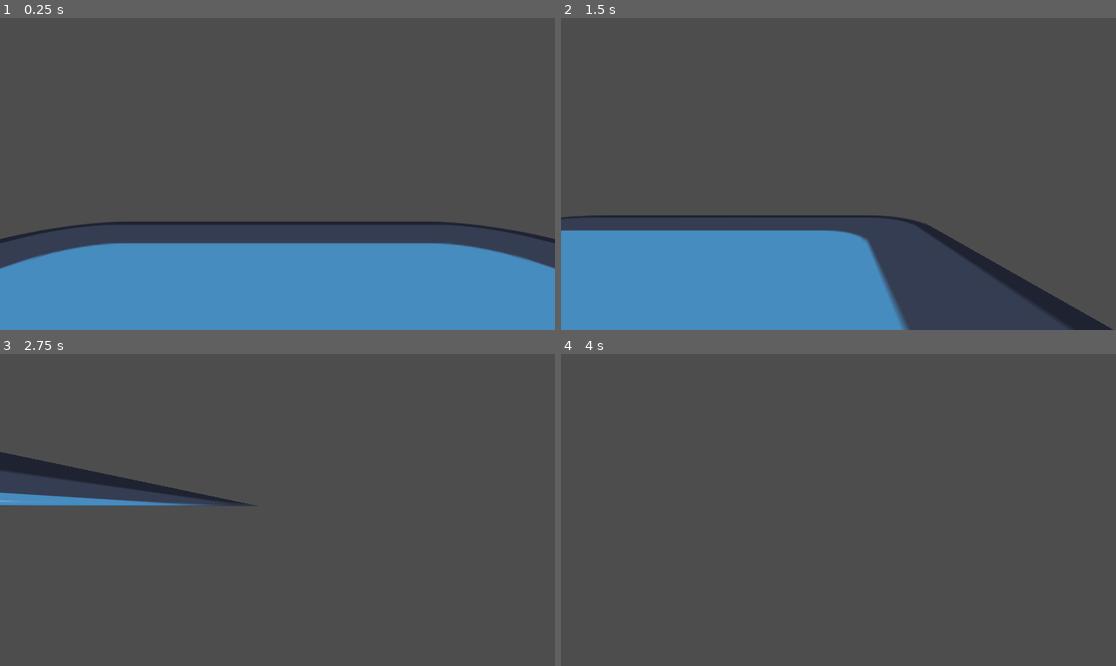
Above: before the commit, frames 1-4 (two rows, left to right).
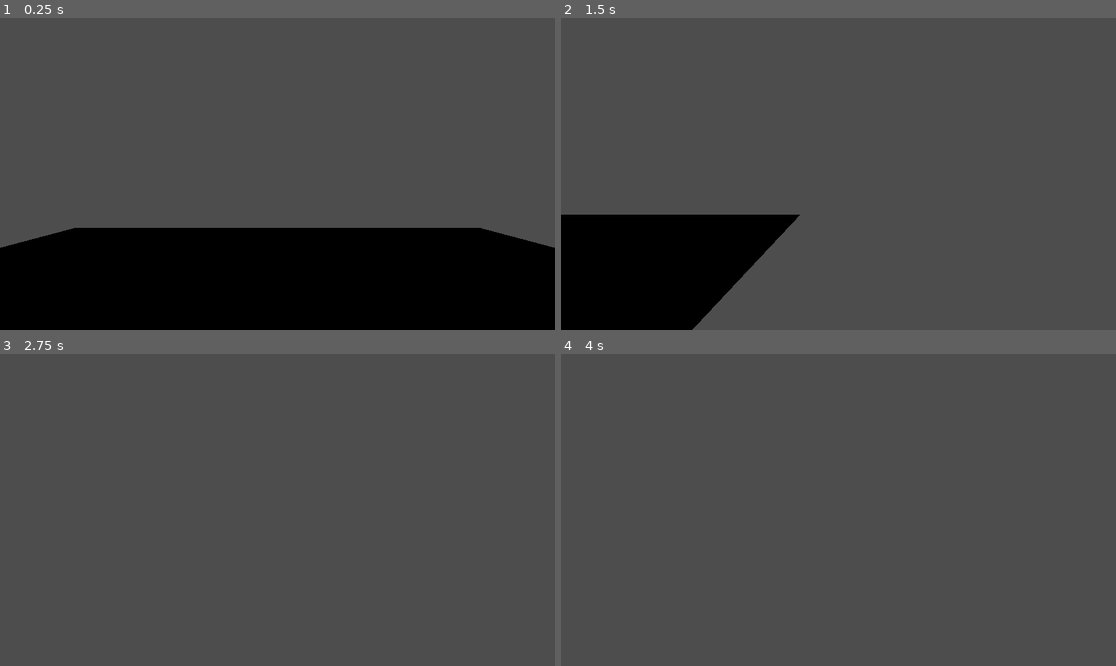
Above: after the commit, the same moments.

Repository: emo-mruczek/The-Rat-Horror-Game
Game: Godot game, scene res://scenes/world.tscn
Same seed, same stepped clock (60 frames per second), same inputs: the game is played once before the commit and once after it. The engine's default icon, where the game draws it, is replaced by a stand-in: a white triangle on a blue panel in a dark square.
Inputs:
- Up to frame 1 (0.25 s): no input
- Up to frame 2 (1.5 s): tap Enter (ui_accept) at 0.5, 0.77 s; hold Right (move_right) 0.53-1.28 s; hold Down (move_back) from 1.28 s (still down)
- Up to frame 3 (2.75 s): tap Enter (ui_accept) at 1.52 s; release Down (move_back) at 2.03 s; hold Right (move_right) from 2.03 s (still down)
- Up to frame 4 (4 s): release Right (move_right) at 2.78 s; hold Up (move_forward) 2.78-3.53 s; tap Enter (ui_accept) at 3.02, 3.77 s; hold Left (move_left) from 3.53 s (still down)

The runs differ from the first frame. In frame 1, 33% of the frame differs, in the area x 0-100%, y 65-100%; in frame 2, 23%; in frame 3, 2.6%; in frame 4, nothing differs.

Commit message:
repeating brick texture

Diff:
--- a/scenes/world.tscn
+++ b/scenes/world.tscn
@@ -1,10 +1,18 @@
-[gd_scene load_steps=4 format=3 uid="uid://ccf5nhmbri73q"]
+[gd_scene load_steps=6 format=3 uid="uid://ccf5nhmbri73q"]
 
-[ext_resource type="Texture2D" uid="uid://c3qnb61siiwai" path="res://icon.svg" id="1_f3sb7"]
-[ext_resource type="PackedScene" uid="uid://3ufi30jm6y1x" path="res://player.tscn" id="2_fj7yv"]
+[ext_resource type="PackedScene" uid="uid://3ufi30jm6y1x" path="res://scenes/player.tscn" id="2_fj7yv"]
+[ext_resource type="Texture2D" uid="uid://cnx4yv310eo3f" path="res://assets/bricks.png" id="2_rwgxs"]
 
 [sub_resource type="BoxShape3D" id="BoxShape3D_tlwt5"]
 size = Vector3(9.4453125, 1, 9.043701)
+
+[sub_resource type="StandardMaterial3D" id="StandardMaterial3D_4wyf3"]
+albedo_texture = ExtResource("2_rwgxs")
+uv1_scale = Vector3(3, 1, 3)
+uv1_triplanar = true
+
+[sub_resource type="PlaneMesh" id="PlaneMesh_k0juu"]
+material = SubResource("StandardMaterial3D_4wyf3")
 
 [node name="World" type="Node3D"]
 
@@ -13,12 +21,12 @@
 [node name="Node3D" type="Node3D" parent="."]
 transform = Transform3D(1, 0, 0, 0, 1, 0, 0, 0, 1, 0, -1.4325945, 0)
 
-[node name="Sprite3D" type="Sprite3D" parent="Node3D"]
-transform = Transform3D(10, 0, 0, 0, -4.371139e-07, -10, 0, 10, -4.371139e-07, 0, 0, 0)
-texture = ExtResource("1_f3sb7")
-
 [node name="StaticBody3D" type="StaticBody3D" parent="Node3D"]
 
 [node name="CollisionShape3D" type="CollisionShape3D" parent="Node3D/StaticBody3D"]
 transform = Transform3D(1, 0, 0, 0, 1, 0, 0, 0, 1, -0.61621094, 0, -1.1346436)
 shape = SubResource("BoxShape3D_tlwt5")
+
+[node name="MeshInstance3D" type="MeshInstance3D" parent="."]
+transform = Transform3D(3, 0, 0, 0, 3, 0, 0, 0, 3, 0, -0.73102343, 0)
+mesh = SubResource("PlaneMesh_k0juu")
Not shown, added: assets/bricks.png.import
Not shown, added: assets/tmp.png.import
